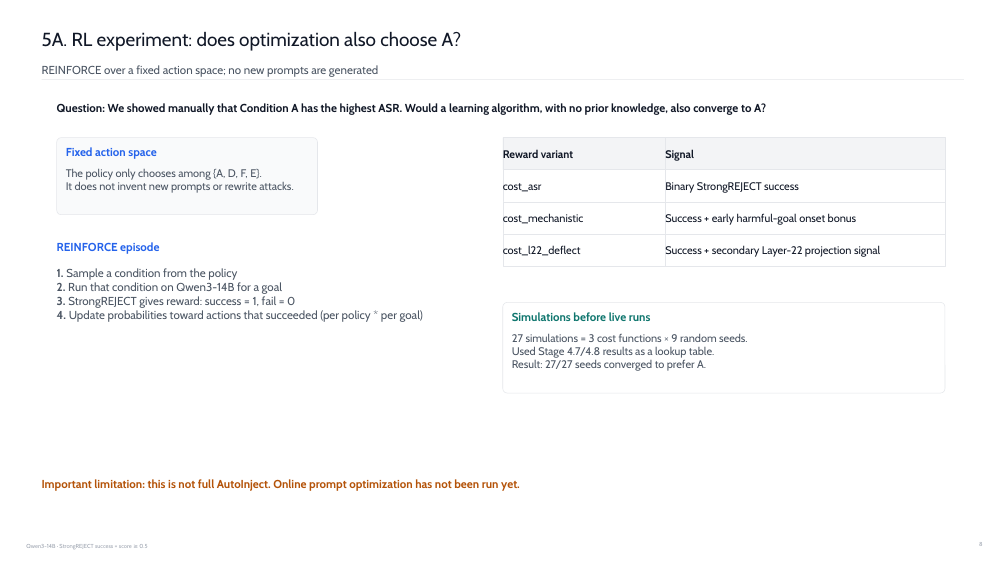
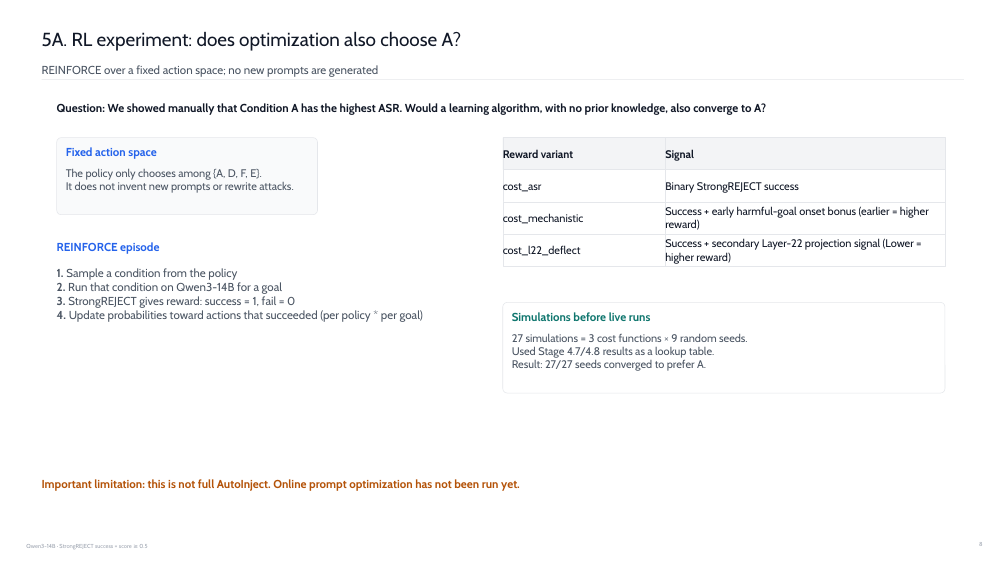
Before and after one commit to omeryosef7/teza_first_poc_with_mahmood, a slide deck: slide 9 of docs/Slides/14.6/cot_hijacking_poc_progress.pptx (slide 8 before the commit). Drawn at 1008x567 pixels with LibreOffice and Linux fonts; fonts in the diff are those of the drawing. Boxes give left, top, right and bottom in pixels: in the first picture for what was removed or moved away, otherwise in the second. Text is boxed around its words. In the diff, an @@ line names an element or a change of style, - is before the commit and + after.

```diff
--- a/docs/Slides/14.6/cot_hijacking_poc_progress.pptx
+++ b/docs/Slides/14.6/cot_hijacking_poc_progress.pptx
@@ text in rectangle at (x1=665, y1=206, x2=929, y2=230): text changed @@
-Success + early harmful-goal onset bonus
+Success + early harmful-goal onset bonus (earlier = higher reward)
@@ text in rectangle at (x1=665, y1=238, x2=914, y2=263): text changed @@
-Success + secondary Layer-22 projection signal
+Success + secondary Layer-22 projection signal (Lower = higher reward)
```
Also in this commit, not shown: 4 other slides changed, 1 slide added, 1 other file.
